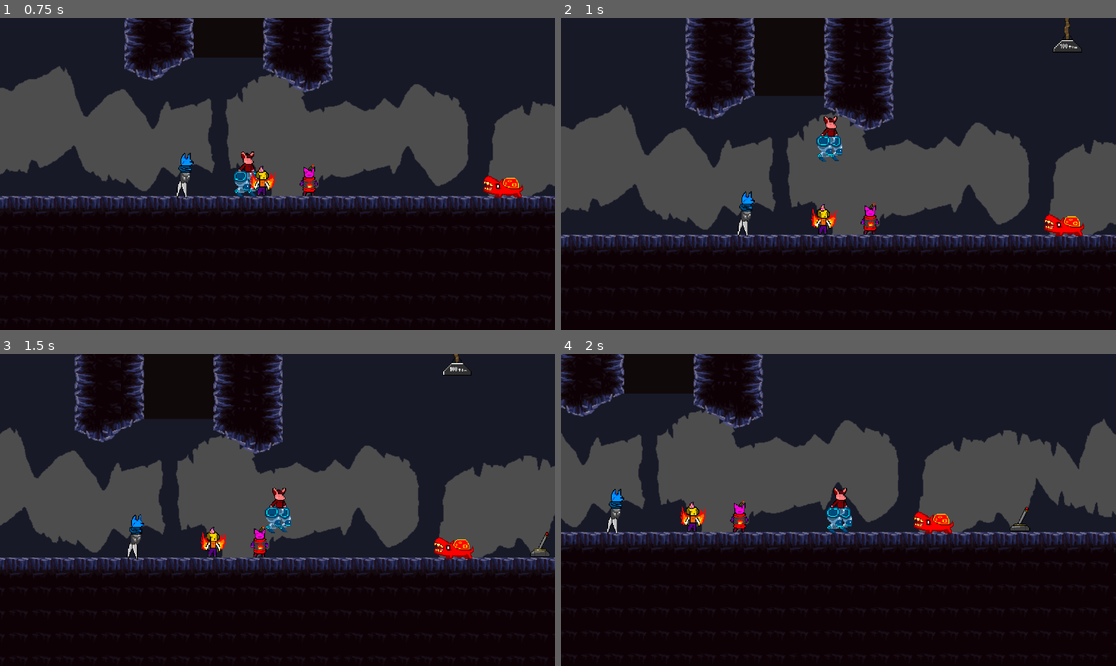
Above: before the commit, frames 1-4 (two rows, left to right).
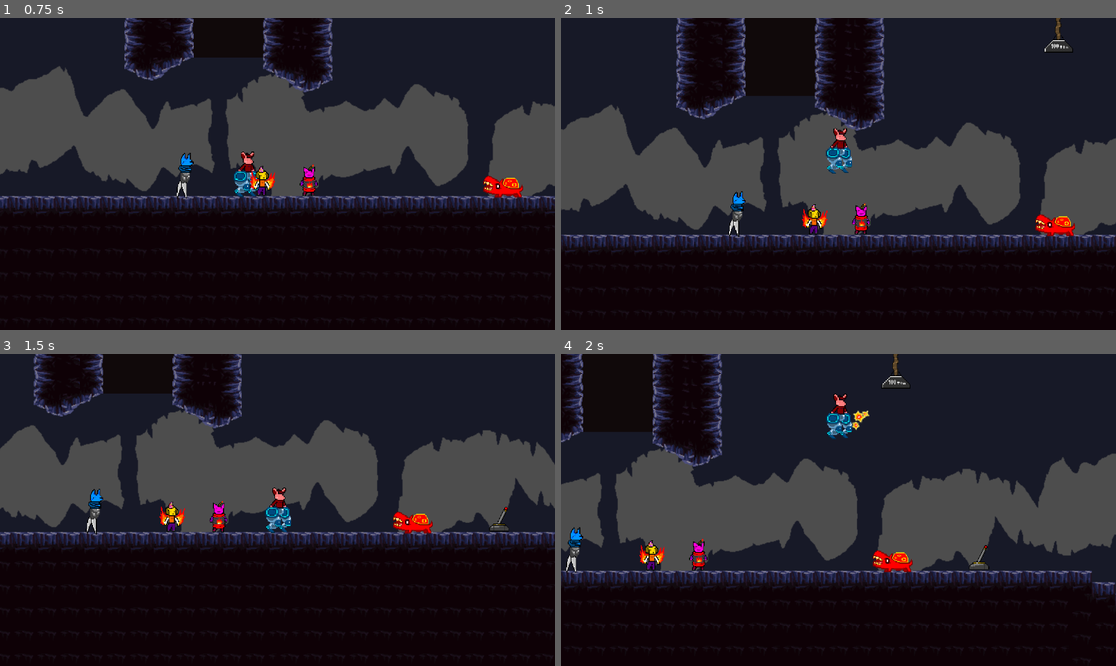
Above: after the commit, the same moments.

Repository: GSF417/partys-revival-game
Game: Godot game, scene res://levels/level2.tscn
The game is run twice, just before and just after one commit, with the same random seed, the same clock (stepped at 60 frames per second) and the same inputs. The project has no main scene, so this scene is started directly.
Inputs:
- Up to frame 1 (0.75 s): tap Enter at 0.5 s; hold D (MoveRight) from 0.53 s (still down); tap Z (ExecuteAction) at 0.6 s
- Up to frame 2 (1 s): keep holding D (MoveRight); tap W (MoveUp) at 0.77 s
- Up to frame 3 (1.5 s): keep holding D (MoveRight); tap 1 (SwitchFirst) at 1.35 s
- Up to frame 4 (2 s): keep holding D (MoveRight); tap W (MoveUp) at 1.52 s

Frame 1 is identical in both runs. In frame 2, 13% of the frame differs, in the area x 0-100%, y 0-95%; in frame 3, 32%; in frame 4, 39%, in the area x 0-100%, y 0-99%.

Commit message:
Collisions fixed

Diff:
--- a/scenes/components/detection_range_component.tscn
+++ b/scenes/components/detection_range_component.tscn
@@ -3,6 +3,7 @@
 [ext_resource type="Script" path="res://scripts/detection_range.gd" id="1_xqdt8"]
 
 [node name="DetectionRange" type="Area2D"]
+collision_mask = 3
 script = ExtResource("1_xqdt8")
 
 [node name="Timer" type="Timer" parent="."]
--- a/scenes/enemies/reaper.tscn
+++ b/scenes/enemies/reaper.tscn
@@ -11,7 +11,7 @@
 size = Vector2(26, 27)
 
 [sub_resource type="CircleShape2D" id="CircleShape2D_u6yy2"]
-radius = 63.0079
+radius = 72.0069
 
 [sub_resource type="CircleShape2D" id="CircleShape2D_q2u77"]
 radius = 53.0377
@@ -98,6 +98,82 @@
 "values": [true]
 }
 
+[sub_resource type="Animation" id="Animation_utm58"]
+resource_name = "attack"
+step = 0.0
+tracks/0/type = "value"
+tracks/0/imported = false
+tracks/0/enabled = true
+tracks/0/path = NodePath("Sprite/Eye:frame")
+tracks/0/interp = 1
+tracks/0/loop_wrap = true
+tracks/0/keys = {
+"times": PackedFloat32Array(0, 0.5),
+"transitions": PackedFloat32Array(1, 1),
+"update": 1,
+"values": [122, 121]
+}
+tracks/1/type = "value"
+tracks/1/imported = false
+tracks/1/enabled = true
+tracks/1/path = NodePath("Sprite/Sickle 1:frame")
+tracks/1/interp = 1
+tracks/1/loop_wrap = true
+tracks/1/keys = {
+"times": PackedFloat32Array(0, 0.5),
+"transitions": PackedFloat32Array(1, 1),
+"update": 1,
+"values": [125, 126]
+}
+tracks/2/type = "value"
+tracks/2/imported = false
+tracks/2/enabled = true
+tracks/2/path = NodePath("Sprite/Sickle 2:frame")
+tracks/2/interp = 1
+tracks/2/loop_wrap = true
+tracks/2/keys = {
+"times": PackedFloat32Array(0, 0.525),
+"transitions": PackedFloat32Array(1, 1),
+"update": 1,
+"values": [125, 126]
+}
+tracks/3/type = "value"
+tracks/3/imported = false
+tracks/3/enabled = true
+tracks/3/path = NodePath("Sprite/Sickle 3:frame")
+tracks/3/interp = 1
+tracks/3/loop_wrap = true
+tracks/3/keys = {
+"times": PackedFloat32Array(0, 0.55),
+"transitions": PackedFloat32Array(1, 1),
+"update": 1,
+"values": [125, 126]
+}
+tracks/4/type = "value"
+tracks/4/imported = false
+tracks/4/enabled = true
+tracks/4/path = NodePath("Sprite/Sickle 4:frame")
+tracks/4/interp = 1
+tracks/4/loop_wrap = true
+tracks/4/keys = {
+"times": PackedFloat32Array(0, 0.575),
+"transitions": PackedFloat32Array(1, 1),
+"update": 1,
+"values": [125, 126]
+}
+tracks/5/type = "value"
+tracks/5/imported = false
+tracks/5/enabled = true
+tracks/5/path = NodePath("HitboxComponent/CollisionShape2D:disabled")
+tracks/5/interp = 1
+tracks/5/loop_wrap = true
+tracks/5/keys = {
+"times": PackedFloat32Array(0, 0.59, 1),
+"transitions": PackedFloat32Array(1, 1, 1),
+"update": 1,
+"values": [true, false, true]
+}
+
 [sub_resource type="Animation" id="Animation_jrxtr"]
 resource_name = "hero_detected"
 step = 0.097
@@ -225,82 +301,6 @@
 "values": [124]
 }
 
-[sub_resource type="Animation" id="Animation_utm58"]
-resource_name = "attack"
-step = 0.0
-tracks/0/type = "value"
-tracks/0/imported = false
-tracks/0/enabled = true
-tracks/0/path = NodePath("Sprite/Eye:frame")
-tracks/0/interp = 1
-tracks/0/loop_wrap = true
-tracks/0/keys = {
-"times": PackedFloat32Array(0, 0.5),
-"transitions": PackedFloat32Array(1, 1),
-"update": 1,
-"values": [122, 121]
-}
-tracks/1/type = "value"
-tracks/1/imported = false
-tracks/1/enabled = true
-tracks/1/path = NodePath("Sprite/Sickle 1:frame")
-tracks/1/interp = 1
-tracks/1/loop_wrap = true
-tracks/1/keys = {
-"times": PackedFloat32Array(0, 0.5),
-"transitions": PackedFloat32Array(1, 1),
-"update": 1,
-"values": [125, 126]
-}
-tracks/2/type = "value"
-tracks/2/imported = false
-tracks/2/enabled = true
-tracks/2/path = NodePath("Sprite/Sickle 2:frame")
-tracks/2/interp = 1
-tracks/2/loop_wrap = true
-tracks/2/keys = {
-"times": PackedFloat32Array(0, 0.525),
-"transitions": PackedFloat32Array(1, 1),
-"update": 1,
-"values": [125, 126]
-}
-tracks/3/type = "value"
-tracks/3/imported = false
-tracks/3/enabled = true
-tracks/3/path = NodePath("Sprite/Sickle 3:frame")
-tracks/3/interp = 1
-tracks/3/loop_wrap = true
-tracks/3/keys = {
-"times": PackedFloat32Array(0, 0.55),
-"transitions": PackedFloat32Array(1, 1),
-"update": 1,
-"values": [125, 126]
-}
-tracks/4/type = "value"
-tracks/4/imported = false
-tracks/4/enabled = true
-tracks/4/path = NodePath("Sprite/Sickle 4:frame")
-tracks/4/interp = 1
-tracks/4/loop_wrap = true
-tracks/4/keys = {
-"times": PackedFloat32Array(0, 0.575),
-"transitions": PackedFloat32Array(1, 1),
-"update": 1,
-"values": [125, 126]
-}
-tracks/5/type = "value"
-tracks/5/imported = false
-tracks/5/enabled = true
-tracks/5/path = NodePath("HitboxComponent/CollisionShape2D:disabled")
-tracks/5/interp = 1
-tracks/5/loop_wrap = true
-tracks/5/keys = {
-"times": PackedFloat32Array(0, 0.59, 1),
-"transitions": PackedFloat32Array(1, 1, 1),
-"update": 1,
-"values": [true, false, true]
-}
-
 [sub_resource type="AnimationLibrary" id="AnimationLibrary_fgws1"]
 _data = {
 "RESET": SubResource("Animation_1ut3c"),
@@ -401,6 +401,7 @@
 position = Vector2(1, 0)
 
 [node name="CollisionShape2D" type="CollisionShape2D" parent="HitboxComponent"]
+position = Vector2(-1, 0)
 shape = SubResource("CircleShape2D_u6yy2")
 disabled = true
 debug_color = Color(1, 0.0136411, 0.00643604, 0.42)
--- a/scenes/heroes/hero_bakudan.tscn
+++ b/scenes/heroes/hero_bakudan.tscn
@@ -16,6 +16,7 @@
 
 [node name="HeroBakudan" type="CharacterBody2D" node_paths=PackedStringArray("hero_ability") groups=["Explosion"]]
 position = Vector2(0, -13)
+collision_layer = 2
 script = ExtResource("1_l4ii1")
 hero_ability = NodePath("BakudanAbility")
 
--- a/scenes/heroes/hero_kinroy.tscn
+++ b/scenes/heroes/hero_kinroy.tscn
@@ -20,6 +20,7 @@
 
 [node name="HeroKinroy" type="CharacterBody2D"]
 position = Vector2(1, -13)
+collision_layer = 2
 script = ExtResource("1_8w6l6")
 
 [node name="Sprite2D" type="Sprite2D" parent="."]
--- a/scenes/heroes/hero_tobu.tscn
+++ b/scenes/heroes/hero_tobu.tscn
@@ -50,6 +50,7 @@
 [sub_resource type="RectangleShape2D" id="RectangleShape2D_v8v1y"]
 
 [node name="HeroTobu" type="CharacterBody2D"]
+collision_layer = 2
 script = ExtResource("1_to5ir")
 
 [node name="Sprite2D" type="Sprite2D" parent="."]
--- a/scenes/heroes/hero_yari.tscn
+++ b/scenes/heroes/hero_yari.tscn
@@ -15,6 +15,7 @@
 height = 58.0
 
 [node name="HeroYari" type="CharacterBody2D" node_paths=PackedStringArray("hero_ability")]
+collision_layer = 2
 script = ExtResource("1_eljcu")
 hero_ability = NodePath("YariAbility")
 
Not shown: 1 places in levels/level2.tscn that only renumber resources
